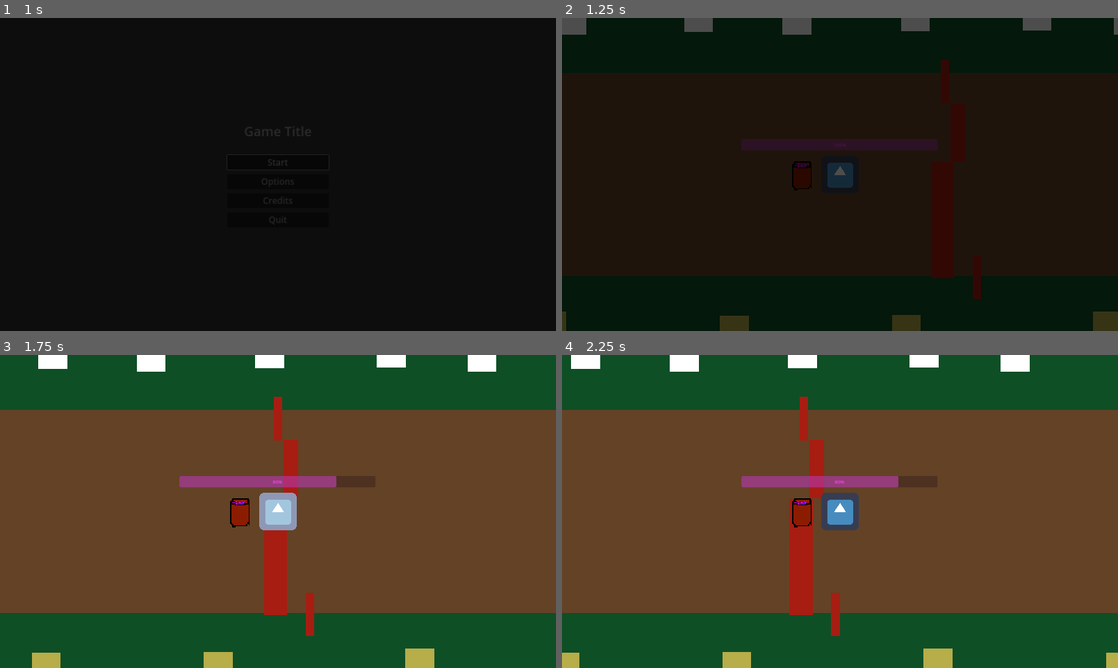
Above: before the commit, frames 1-4 (two rows, left to right).
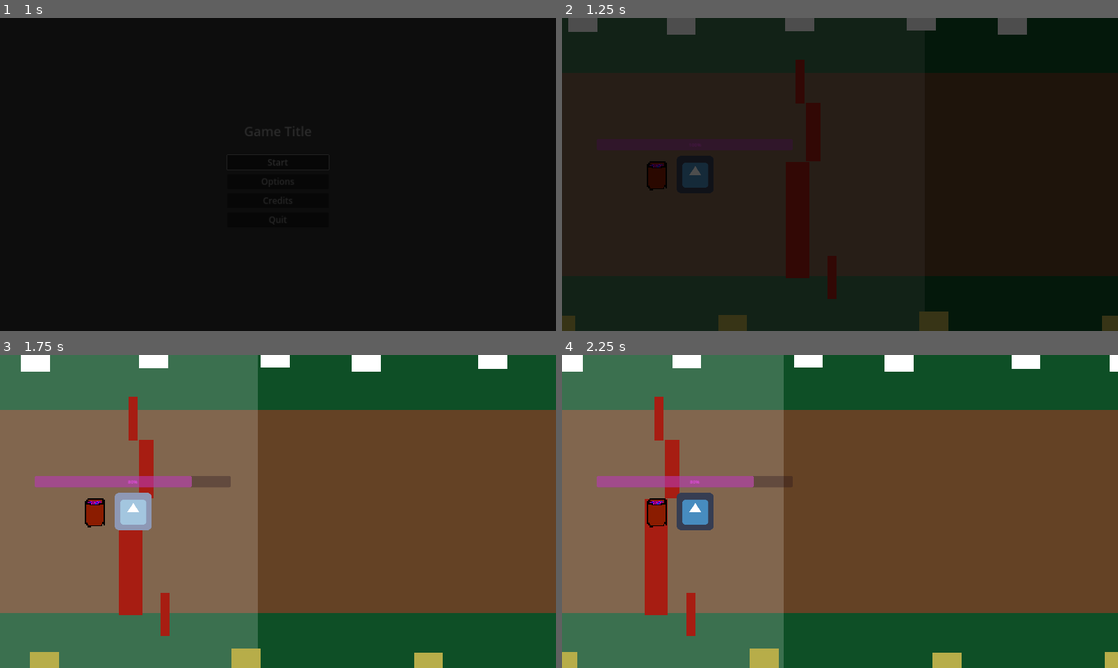
Above: after the commit, the same moments.

Repository: hsandt/ld53
Game: Godot game, scene res://scenes/main_menu_scene.tscn
Two runs of this game, one before a commit and one after it. Both use one fixed random seed, a clock stepped at 60 frames per second and the inputs below. The engine's default icon, where the game draws it, is replaced by a stand-in: a white triangle on a blue panel in a dark square.
Inputs (mouse positions are in pixels of both pictures, inside the frame that each line leads up to):
- Up to frame 1 (1 s): click "Start" at 0.5 s
- Up to frame 2 (1.25 s): no input
- Up to frame 3 (1.75 s): tap Enter (ui_accept) at 1.25, 1.52 s; move the mouse to (400, 495) at 1.27 s; hold Right (ui_right) from 1.28 s (still down); click (400, 495) at 1.42 s
- Up to frame 4 (2.25 s): release Right (ui_right) at 2 s; drag from (728, 527) to (817, 558) at 2.02 s

Frame 1 is identical in both runs. In frame 2, 4.5% of the frame differs, in the area x 0-100%, y 0-100%; in frame 3, 50%, in the area x 0-92%, y 0-100%; in frame 4, 44%.

Commit message:
[Physics] Switch to velocity-driven character
For y limits, unfortunately AnimatableBody2D for screen edges caused tremendous acceleration when touching them, so I gave up and just kept a manual position clamping as before

Diff:
--- a/prefabs/ingame/player_character_body_2d.tscn
+++ b/prefabs/ingame/player_character_body_2d.tscn
@@ -15,6 +15,7 @@
 [node name="PlayerCharacterBody2D" type="CharacterBody2D" node_paths=PackedStringArray("animated_sprite_with_brightness_controller")]
 modulate = Color(1, 0.305882, 1, 1)
 material = ExtResource("1_1l63l")
+motion_mode = 1
 script = ExtResource("1_2t2x0")
 animated_sprite_with_brightness_controller = NodePath("AnimatedSprite2DBrightnessController")
 
@@ -28,8 +29,6 @@
 
 [node name="Buffs" type="Node" parent="."]
 script = ExtResource("3_4x6o7")
-
-[node name="Camera2D" type="Camera2D" parent="."]
 
 [node name="CollisionShape2D" type="CollisionShape2D" parent="."]
 position = Vector2(-0.5, 1)
--- a/project.godot
+++ b/project.godot
@@ -65,6 +65,11 @@
 "events": []
 }
 
+[layer_names]
+
+2d_physics/layer_1="PlayerCharacter"
+2d_physics/layer_9="Obstacle"
+
 [rendering]
 
 renderer/rendering_method="gl_compatibility"
--- a/scenes/first_scene.tscn
+++ b/scenes/first_scene.tscn
@@ -1,10 +1,17 @@
-[gd_scene load_steps=6 format=3 uid="uid://ddxu5buxr3lp5"]
+[gd_scene load_steps=9 format=3 uid="uid://ddxu5buxr3lp5"]
 
 [ext_resource type="Texture2D" uid="uid://d0vvv3dcec8mu" path="res://sprites/white_square_1x1.png" id="1_pefx0"]
 [ext_resource type="PackedScene" uid="uid://cvgbpr47myc5j" path="res://prefabs/ingame/player_character_body_2d.tscn" id="3_82xke"]
 [ext_resource type="PackedScene" uid="uid://clbkj8klm4my3" path="res://prefabs/ingame/obstacle_big.tscn" id="3_ykc5j"]
 [ext_resource type="PackedScene" uid="uid://ybj4svsavf4f" path="res://prefabs/ingame/obstacle_medium.tscn" id="4_h1iuh"]
 [ext_resource type="PackedScene" uid="uid://b4r6q2xh20e8w" path="res://prefabs/ingame/obstacle_small.tscn" id="5_uibm3"]
+[ext_resource type="Script" path="res://scripts/ingame/ScrollingCenter.gd" id="6_b3o2y"]
+
+[sub_resource type="RectangleShape2D" id="RectangleShape2D_ft5pg"]
+size = Vector2(1920, 100)
+
+[sub_resource type="RectangleShape2D" id="RectangleShape2D_u0xki"]
+size = Vector2(100, 1080)
 
 [node name="Node2D" type="Node2D"]
 
@@ -116,6 +123,41 @@
 
 [node name="PlayerCharacterBody2D" parent="." instance=ExtResource("3_82xke")]
 z_index = 10
+collision_mask = 256
+platform_floor_layers = 4294967294
+platform_wall_layers = 256
 top_speed = 100
 half_extent_y = 290
 metadata/_edit_lock_ = true
+
+[node name="ScrollingCenter" type="Node2D" parent="." node_paths=PackedStringArray("player_character")]
+script = ExtResource("6_b3o2y")
+player_character = NodePath("../PlayerCharacterBody2D")
+lookahead_distance = 500.0
+
+[node name="Camera2D" type="Camera2D" parent="ScrollingCenter"]
+
+[node name="RigidBody2D Screen Colliders (BAD causes speed up)" type="AnimatableBody2D" parent="."]
+process_mode = 4
+collision_layer = 256
+
+[node name="CollisionShape2D Up" type="CollisionShape2D" parent="RigidBody2D Screen Colliders (BAD causes speed up)"]
+position = Vector2(1, -400)
+shape = SubResource("RectangleShape2D_ft5pg")
+
+[node name="CollisionShape2D Down" type="CollisionShape2D" parent="RigidBody2D Screen Colliders (BAD causes speed up)"]
+position = Vector2(0, 400)
+shape = SubResource("RectangleShape2D_ft5pg")
+
+[node name="CollisionShape2D Left" type="CollisionShape2D" parent="RigidBody2D Screen Colliders (BAD causes speed up)"]
+position = Vector2(-1010, -0.5)
+shape = SubResource("RectangleShape2D_u0xki")
+
+[node name="CollisionShape2D Right" type="CollisionShape2D" parent="RigidBody2D Screen Colliders (BAD causes speed up)"]
+position = Vector2(1010, -0.5)
+shape = SubResource("RectangleShape2D_u0xki")
+
+[node name="Sprite2D" type="Sprite2D" parent="RigidBody2D Screen Colliders (BAD causes speed up)"]
+modulate = Color(1, 1, 1, 0.188235)
+scale = Vector2(1920, 1080)
+texture = ExtResource("1_pefx0")
--- a/scenes/player.gd
+++ b/scenes/player.gd
@@ -16,6 +16,8 @@
 ## Brightness set when hurt
 @export var hurt_brightness: float = 0.5
 
+@onready var buffs: Buffs = $Buffs
+
 
 func hurt(damage):
 	powder -= damage
@@ -25,19 +27,27 @@
 	$cargo.hurt(damage)
 
 func _physics_process(delta):
+	# proto UI
+	$powder_bar.value = powder
 
-	$powder_bar.value=powder
+	if current_speed < top_speed:
+		current_speed += delta * acceleration
 
-	if(current_speed < top_speed):
-		current_speed+=delta*acceleration
+	var velocity_x = buffs.get_attribute("speed", current_speed)
 
-	#TODO placeholder looping
-	if(position.x>1500):
-		position.x=-1500
+	var velocity_y = 0
+	if Input.is_action_pressed("down"):
+		velocity_y += steer_speed
+	if Input.is_action_pressed("up"):
+		velocity_y -= steer_speed
 
-	position.x+=$Buffs.get_attribute("speed",current_speed)*delta
+	velocity = Vector2(velocity_x, velocity_y)
+	move_and_slide()
 
-	if (position.y<half_extent_y) and Input.is_action_pressed("down"):
-		position.y+=steer_speed*delta
-	if (position.y>-half_extent_y) and Input.is_action_pressed("up"):
-		position.y-=steer_speed*delta
+	# top limit
+	if position.y < -half_extent_y:
+		position.y  = -half_extent_y
+
+	# bottom limit
+	if position.y > half_extent_y:
+		position.y = half_extent_y
--- a/scripts/buffs/Buffs.gd
+++ b/scripts/buffs/Buffs.gd
@@ -1,3 +1,4 @@
+class_name Buffs
 extends Node
 
 
--- /dev/null
+++ b/scripts/ingame/ScrollingCenter.gd
@@ -0,0 +1,16 @@
+extends Node2D
+
+
+@export var player_character: CharacterBody2D
+
+## Distance to place camera (and screen colliders) ahead of player character
+@export var lookahead_distance: float
+
+
+func _ready():
+	assert(player_character, "player_character is not set on %s" % get_path())
+
+
+func _process(_delta):
+	# position.y is always 0, just update position.x
+	position.x = player_character.position.x + lookahead_distance
